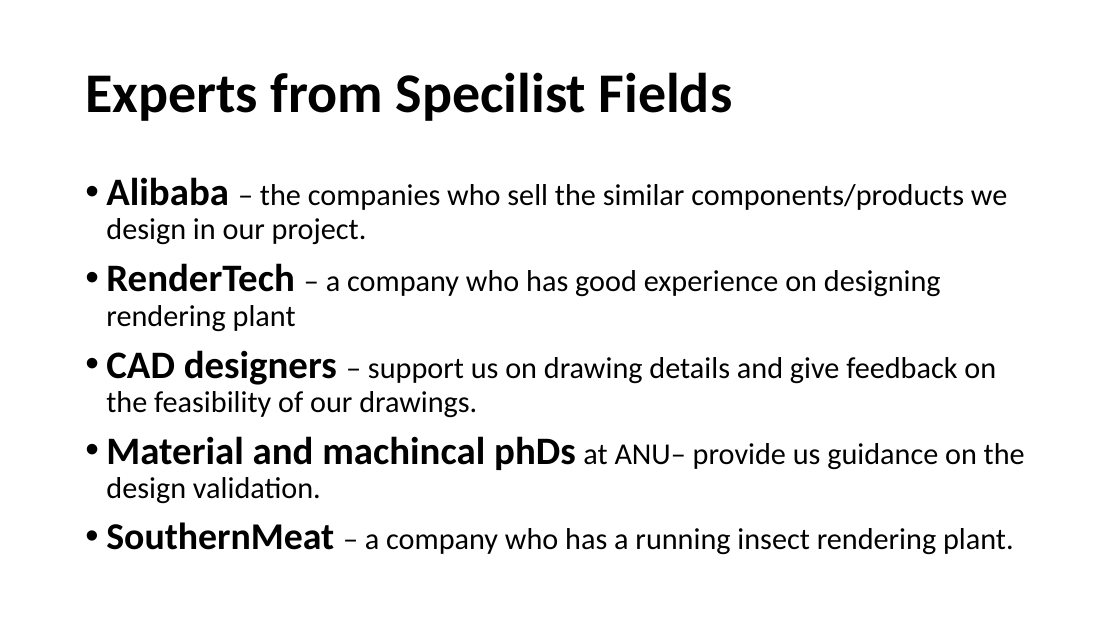
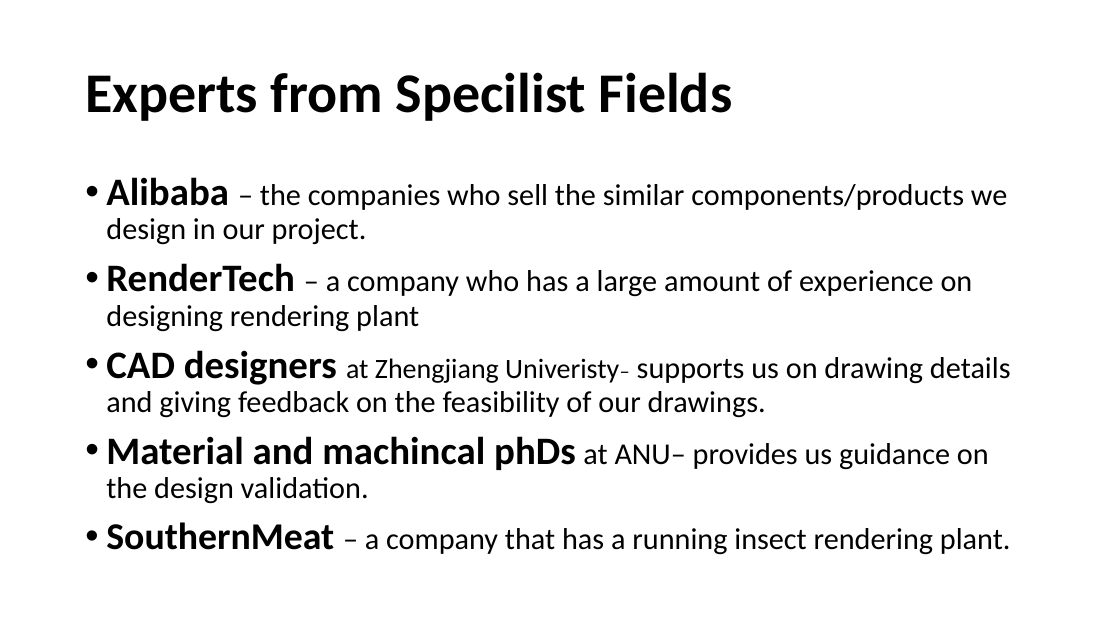
Before and after one commit to AABDOOGH/InsectFarming, a slide deck: slide 13 of Audit Documents/Audit2Presentation.pptx. Drawn at 1120x630 pixels with LibreOffice and Linux fonts; fonts in the diff are those of the drawing. Boxes give left, top, right and bottom in pixels: in the first picture for what was removed or moved away, otherwise in the second. Text is boxed around its words. In the diff, an @@ line names an element or a change of style, - is before the commit and + after.

```diff
--- a/Audit Documents/Audit2Presentation.pptx
+++ b/Audit Documents/Audit2Presentation.pptx
@@ text at [106,263,1011,555]: text changed @@
-• RenderTech – a company who has good experience on designing rendering plant
-• CAD designers – support us on drawing details and give feedback on the feasibility of our drawings.
-• Material and machincal phDs at ANU– provide us guidance on the design validation.
-• SouthernMeat – a company who has a running insect rendering plant.
+• RenderTech – a company who has a large amount of experience on designing rendering plant
+• CAD designers at Zhengjiang Univeristy– supports us on drawing details and giving feedback on the feasibility of our drawings.
+• Material and machincal phDs at ANU– provides us guidance on the design validation.
+• SouthernMeat – a company that has a running insect rendering plant.
```
Also in this commit, not shown: 3 other slides changed, 1 slide added.
